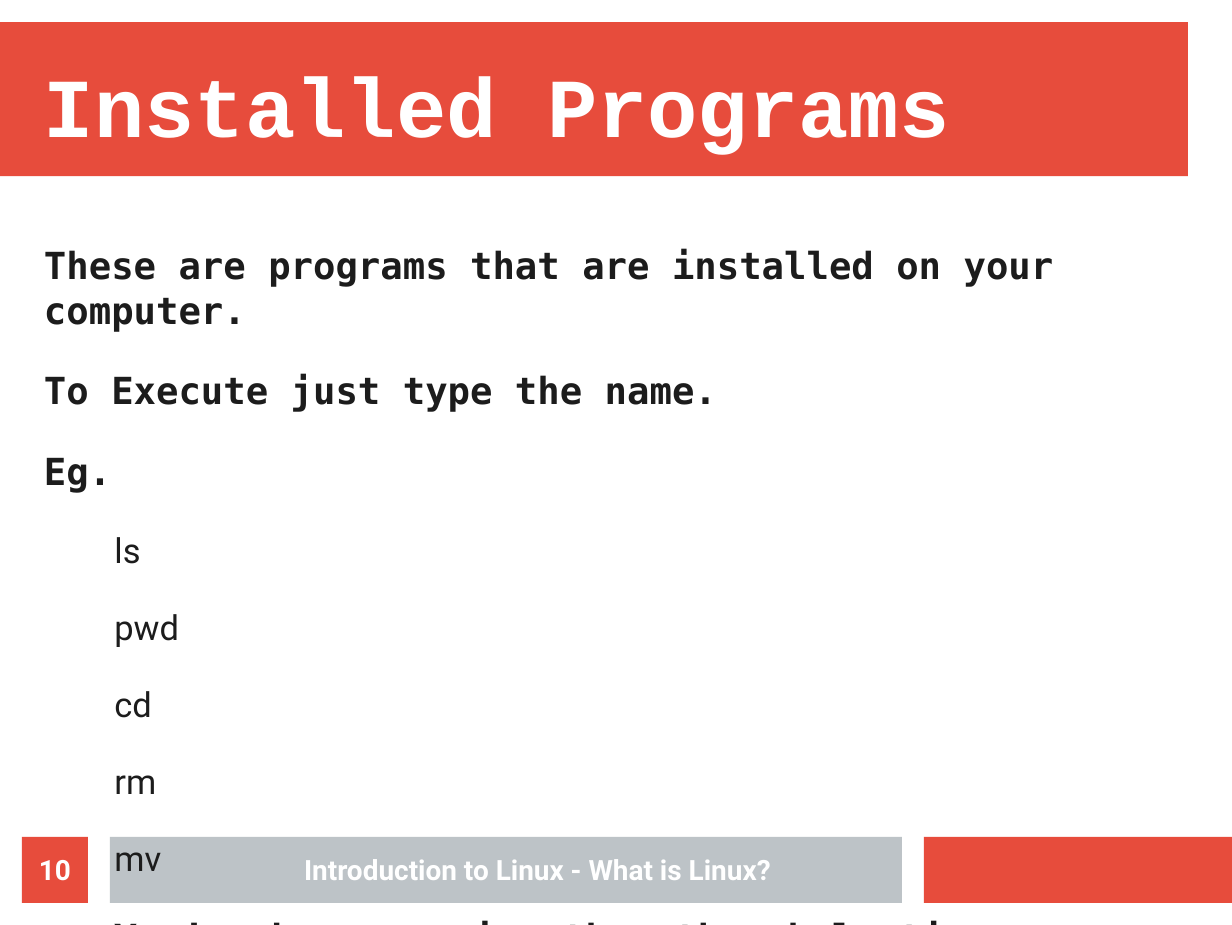
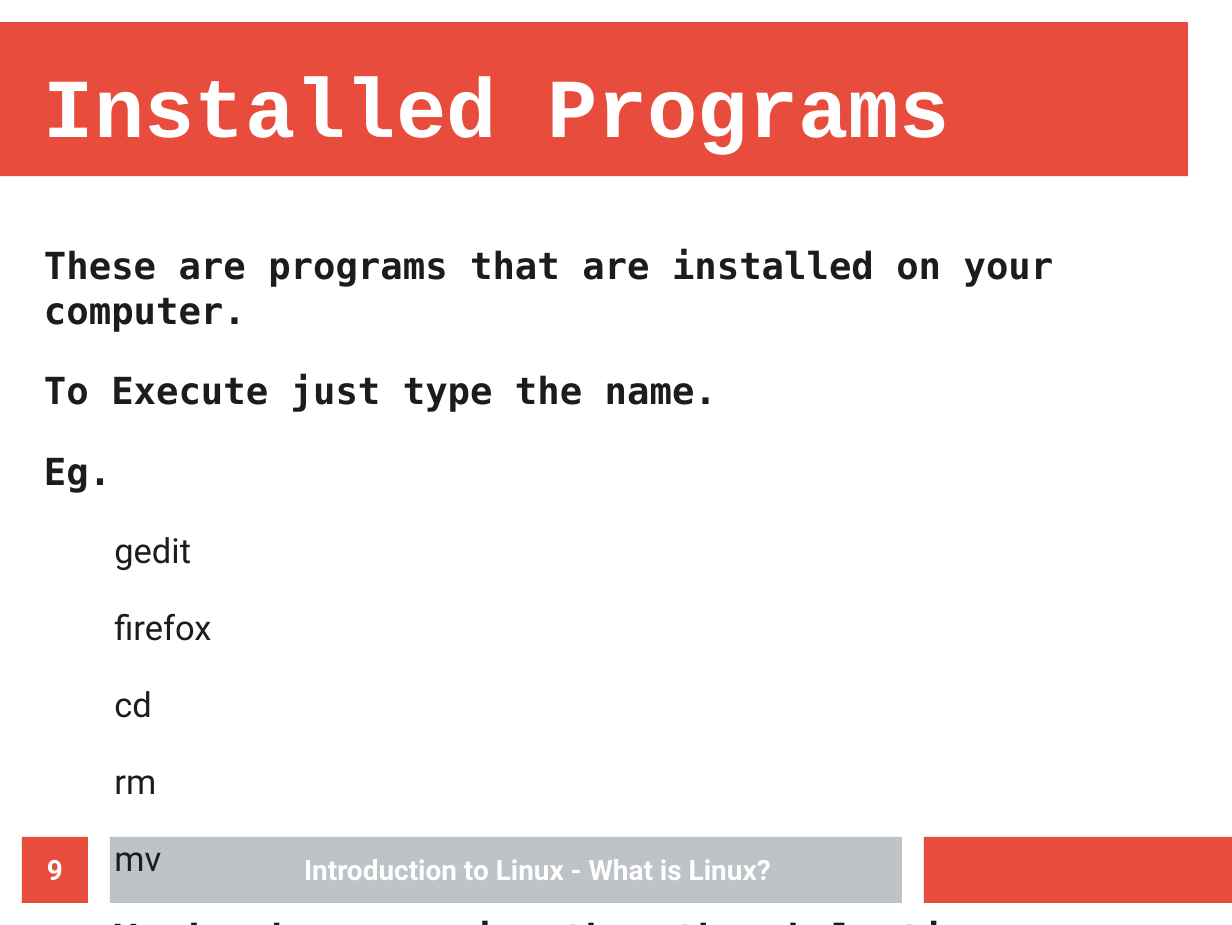
Before and after one commit to Nhlakanipho-Biyela/Intro_To_Linux_Course, a slide deck: slide 9 of Lecture_Slides/Lecture_4/ITL_Lecture_4_Processes.odp (slide 10 before the commit). Drawn at 1232x925 pixels with LibreOffice and Linux fonts; fonts in the diff are those of the drawing; background and template pictures are left out. Boxes give left, top, right and bottom in pixels: in the first picture for what was removed or moved away, otherwise in the second. Text is boxed around its words. In the diff, an @@ line names an element or a change of style, - is before the commit and + after.

```diff
--- a/Lecture_Slides/Lecture_4/ITL_Lecture_4_Processes.odp
+++ b/Lecture_Slides/Lecture_4/ITL_Lecture_4_Processes.odp
@@ text at [114,537,211,641]: text changed @@
-    ls
-    pwd
+    gedit
+    firefox
@@ page number at [47,860,63,880]: text changed @@
-10
+9
```
Also in this commit, not shown: 2 other slides changed, 6 slides removed, 1 other file.
